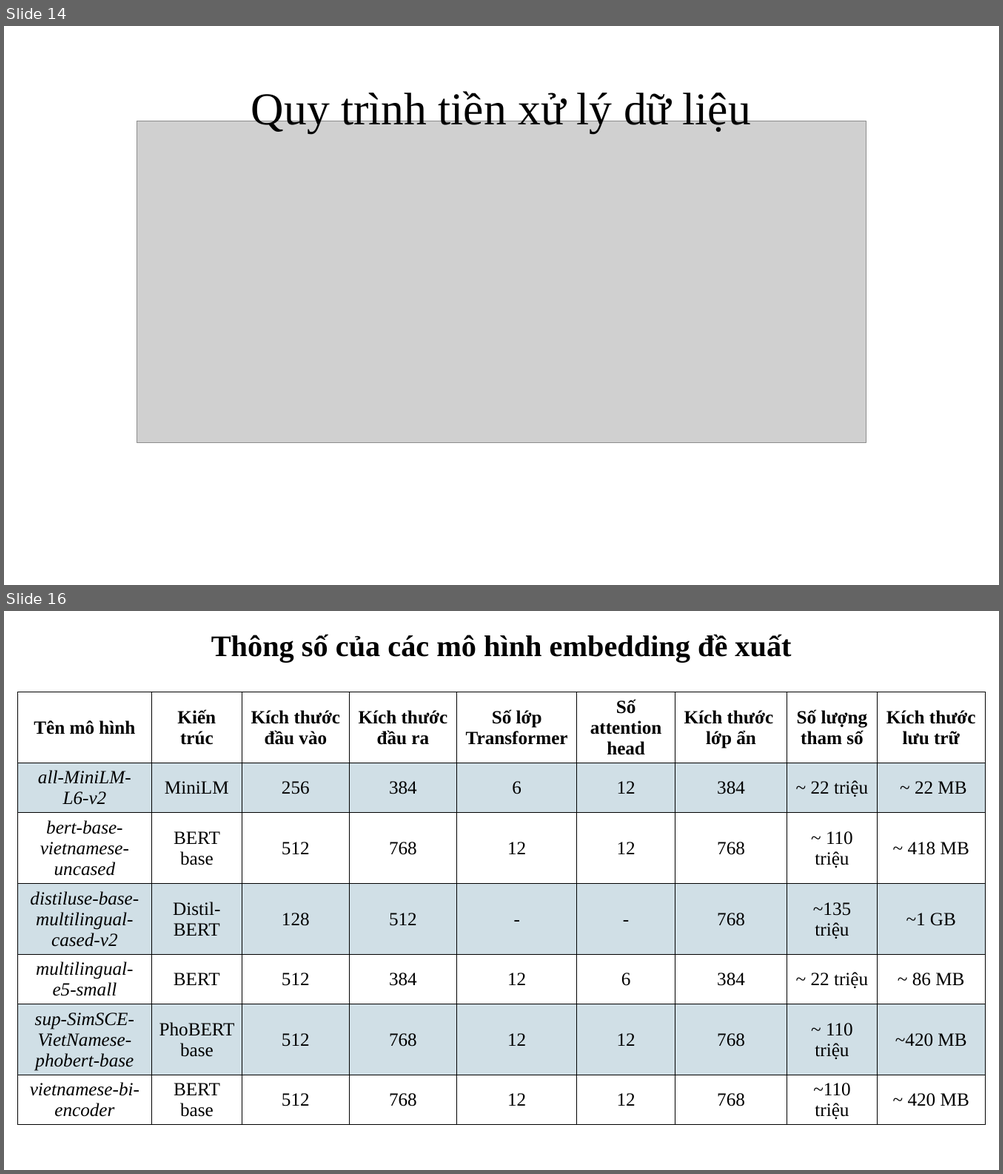
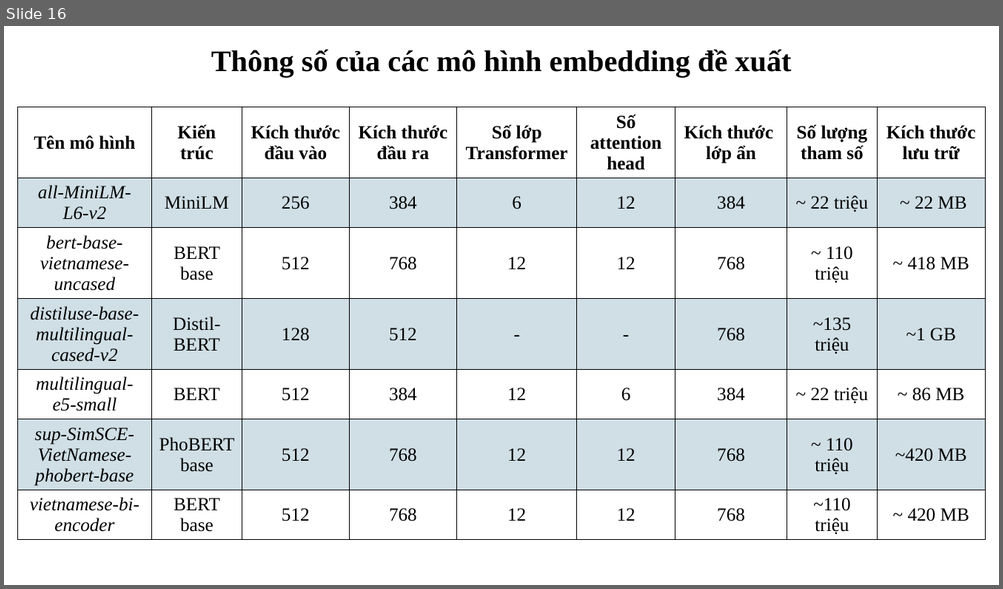
Before and after one commit to ngovanuc/Vietnamese_History_Chatbot, a slide deck: documents/slide bao cao.pptx. Shown one above the other, each under a label of ours: slides 14 and 16 before the commit, slide 16 after it; the slides between them are not shown. The pictures are 1003x1174 and 1003x589 pixels, drawn with LibreOffice and Linux fonts; fonts in the diff are those of the drawing; grey boxes stand for pictures. Boxes give left, top, right and bottom in pixels: in the first picture for what was removed or moved away, otherwise in the second. Text is boxed around its words. In the diff, an @@ line names an element or a change of style, - is before the commit and + after.

```diff
--- a/documents/slide bao cao.pptx
+++ b/documents/slide bao cao.pptx
@@ slide 14 removed at <box>4,26,999,585</box>, background #FFFFFF @@
@@ title removed at <box>251,91,751,133</box> @@
-Quy trình tiền xử lý dữ liệu
@@ picture removed at <box>136,121,866,443</box> @@
```
Also in this commit, not shown: 32 slides changed, 3 slides added, 2 other slides removed.
